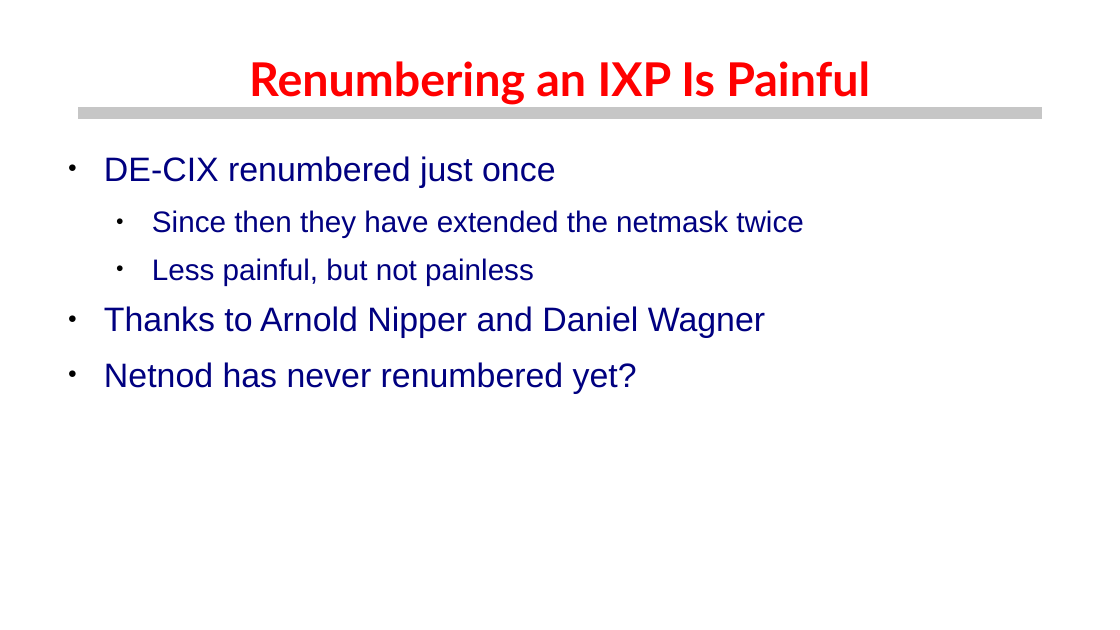
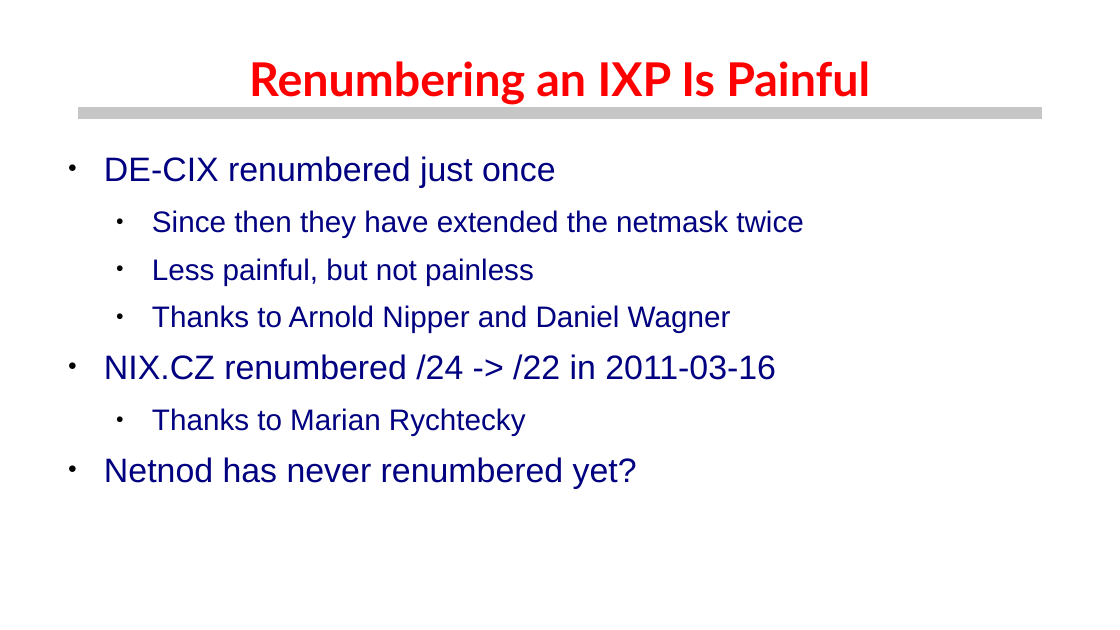
Before and after one commit to euro-ix/rfc8950-ixp, a slide deck: slide 7 of presentations/ipv6-only-ixps.odp. Drawn at 1120x630 pixels with LibreOffice and Linux fonts; fonts in the diff are those of the drawing; background and template pictures are left out. Boxes give left, top, right and bottom in pixels: in the first picture for what was removed or moved away, otherwise in the second. Text is boxed around its words. In the diff, an @@ line names an element or a change of style, - is before the commit and + after.

```diff
--- a/presentations/ipv6-only-ixps.odp
+++ b/presentations/ipv6-only-ixps.odp
@@ text at box(152, 305, 731, 333): size 24 to 21 pt in "Thanks to Arnold Nipper and Daniel Wagner"; list level 1 to 2 in "Thanks to Arnold Nipper and ..." @@
@@ text at box(104, 354, 776, 436): paragraphs added @@
+● NIX.CZ renumbered /24 -> /22 in 2011-03-16
+  ● Thanks to Marian Rychtecky
```
Also in this commit, not shown: 1 other slide changed, 1 other file.
